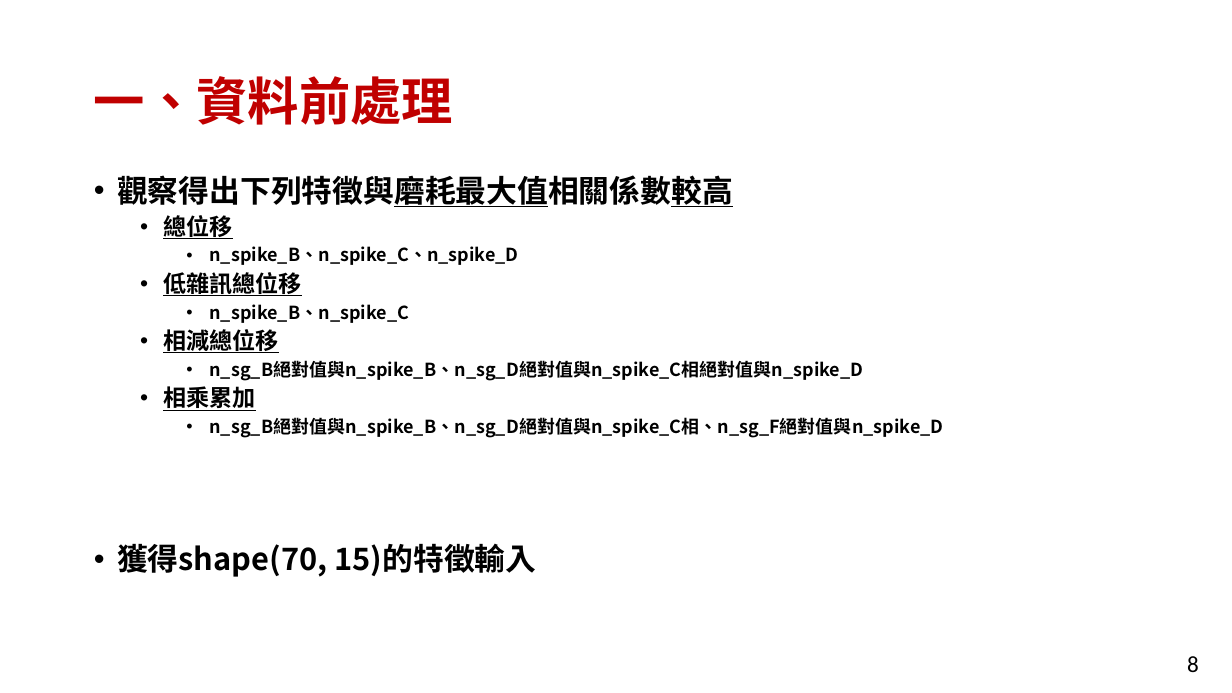
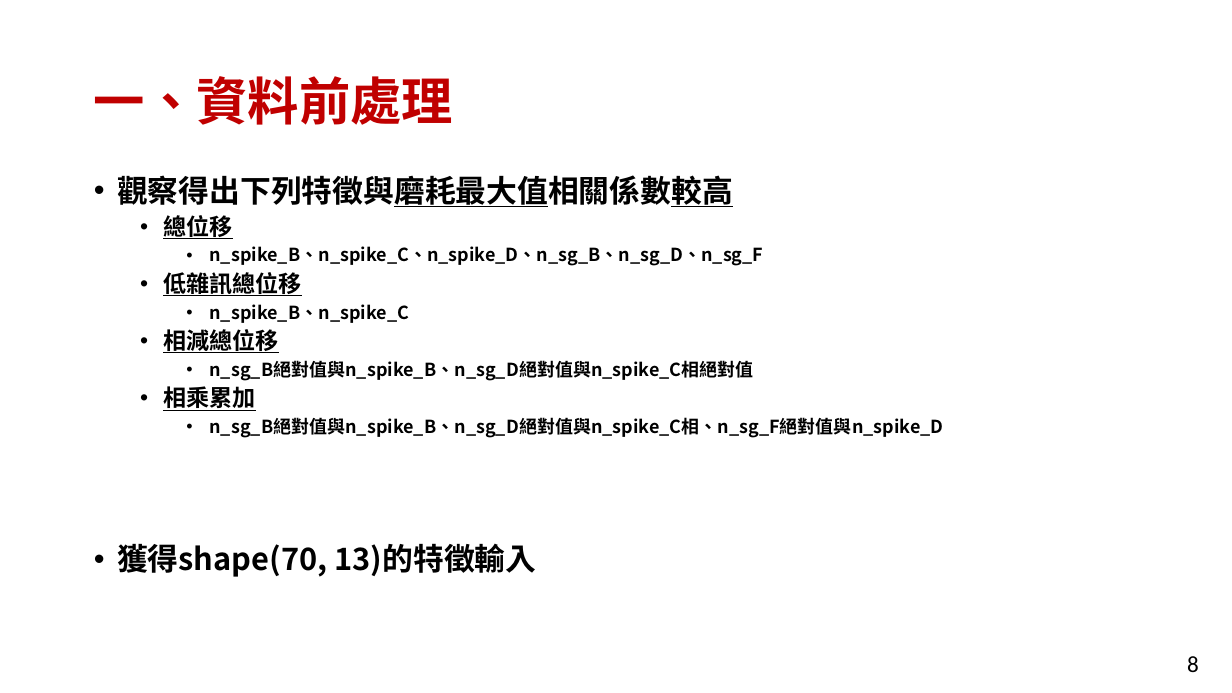
Before and after one commit to FuJasmine/imbd2022final, a slide deck: slide 8 of imbd2022final-ProjectB/111052_projectB_report.pptx. Drawn at 1232x693 pixels with LibreOffice and Linux fonts; fonts in the diff are those of the drawing. Boxes give left, top, right and bottom in pixels: in the first picture for what was removed or moved away, otherwise in the second. Text is boxed around its words. In the diff, an @@ line names an element or a change of style, - is before the commit and + after.

```diff
--- a/imbd2022final-ProjectB/111052_projectB_report.pptx
+++ b/imbd2022final-ProjectB/111052_projectB_report.pptx
@@ text at box(209, 246, 763, 266): text changed @@
-    • n_spike_B、n_spike_C、n_spike_D
+    • n_spike_B、n_spike_C、n_spike_D、n_sg_B、n_sg_D、n_sg_F
@@ text at box(209, 360, 753, 381): text changed @@
-    • n_sg_B絕對值與n_spike_B、n_sg_D絕對值與n_spike_C相絕對值與n_spike_D
+    • n_sg_B絕對值與n_spike_B、n_sg_D絕對值與n_spike_C相絕對值
@@ text at box(117, 543, 536, 577): text changed @@
-• 獲得shape(70, 15)的特徵輸入
+• 獲得shape(70, 13)的特徵輸入
```
